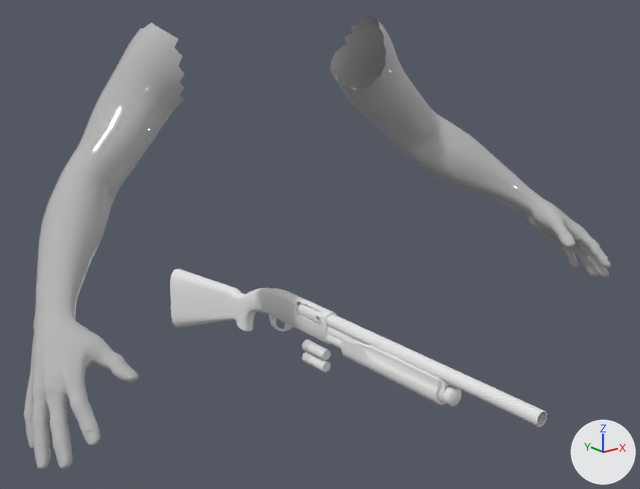
Before and after pictures for a commit that changed the FBX model Hell2024/Hell2024/res/models/Shotgun.FBX.
Before and after are seen from a 50 mm lens placed at (-1.016, -1.283, 0.749), pointed at (0.0, -0.013, 0.241). Every picture has the same lights, and +X, +Y and +Z are marked at lower right. Where no turn or scale is listed for an object, it has been applied to the vertices.

The older version as bpy lines, for what is in view:
```python
mat_lambert2 = principled_material('lambert2')
mat_lambert2.base_color = (0.8, 0.8, 0.8)  # white #e7e7e7
mat_lambert2.roughness = 0.896
mat_manniquen1_2 = principled_material('manniquen1_2')
mat_manniquen1_2.base_color = (0.48, 0.48, 0.48)  # grey #b8b8b8
mat_manniquen1_2.roughness = 0.0
me_mesh = bpy.data.meshes.new('Mesh')
me_mesh.from_pydata(...)  # 13488 vertices, 26864 faces; spans x -0.647..0.647, y -0.269..0.225, z 0.086..0.657
me_mesh.materials.append(mat_manniquen1_2)  # its picture is missing
me_mesh_001 = bpy.data.meshes.new('Mesh.001')
me_mesh_001.from_pydata(...)  # 2984 vertices, 5532 faces; spans x -0.023..0.023, y -0.659..0.442, z -0.15..0.075
me_mesh_001.materials.append(mat_lambert2)  # its picture is missing
me_mesh_002 = bpy.data.meshes.new('Mesh.002')
me_mesh_002.from_pydata(...)  # 1803 vertices, 3168 faces; spans x -0.0108..0.0128, y -0.1407..-0.0757, z -0.0587..-0.0091
me_mesh_002.materials.append(mat_lambert2)  # its picture is missing
ob_arms = bpy.data.objects.new('Arms', me_mesh)
ob_arms.location = (0.0, 0.0, 0.0)
ob_shotgun_mesh = bpy.data.objects.new('Shotgun Mesh', me_mesh_001)
ob_shotgun_mesh.location = (0.0, 0.107, 0.038)
ob_shotgunshells = bpy.data.objects.new('shotgunshells', me_mesh_002)
ob_shotgunshells.location = (0.0, 0.107, 0.038)
```
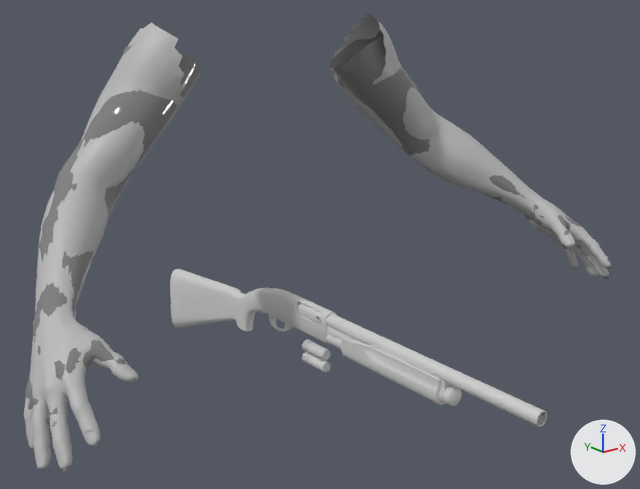
Where the newer file only moved an object's origin or applied its transform, the numbers keep the older frame.

Where the change shows, as pixel boxes (x1, y1, x2, y2) in the pictures (640 x 489 px):
'ArmsFemale', added
    after: (25, 31, 612, 472)
'Shotgun Mesh', surface changed (white to grey)
    both: (170, 269, 546, 427)
'shotgunshells', surface changed (white to grey)
    both: (302, 339, 331, 372)

The change in detail:
In material 'lambert2' (mat_lambert2), metallic goes from 0.0 to 1.0.
In material 'manniquen1_2' (mat_manniquen1_2), roughness goes from 0.0 to 0.5.
Material 'Mat_FemaleArm_Nail2' (mat_mat_femalearm_nail2) is new.
Its base color is (0.216, 0.216, 0.216) (grey #808080).
Its roughness is 0.0.
Mesh me_armsfemale is new.
It has 6246 vertices, 12424 faces and spans x -0.644..0.644, y -0.271..0.215, z 0.086..0.619.
It uses material mat_mat_femalearm_nail2 (its picture is missing).
Object 'ArmsFemale' (ob_armsfemale) is new; it shows me_armsfemale.
Its location is (0.0, 0.0, 0.0).
